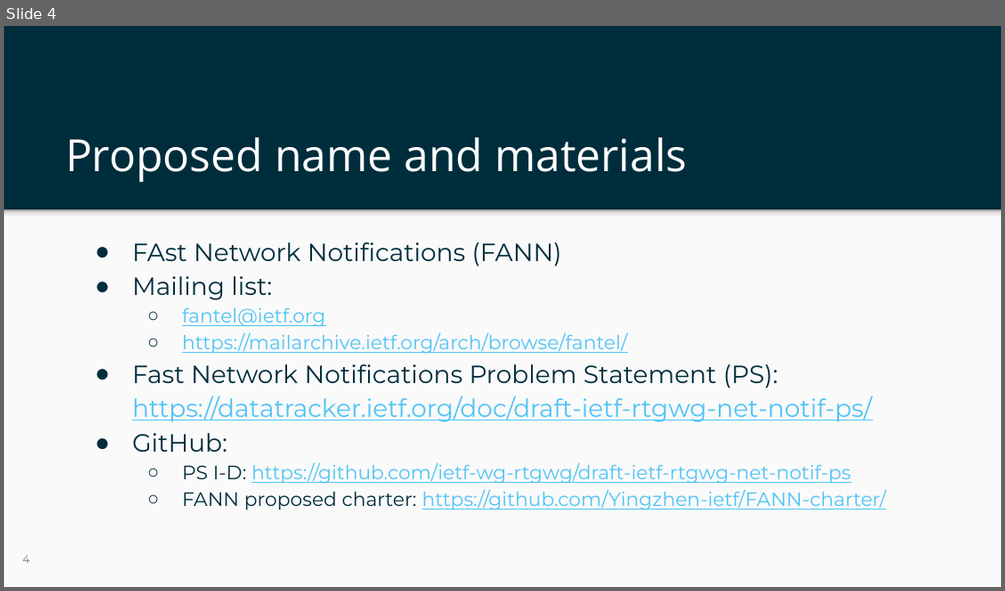
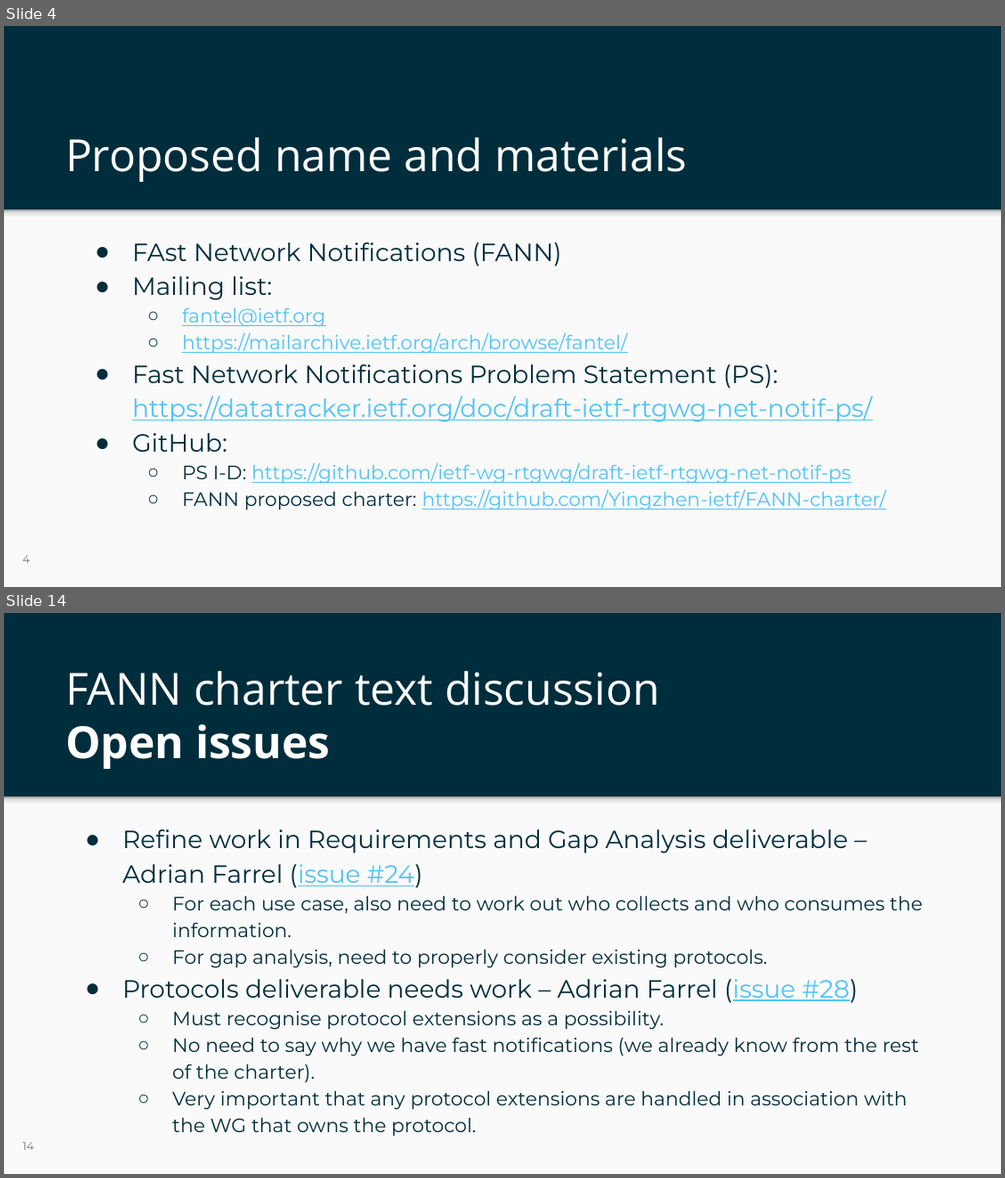
Before and after one commit to Yingzhen-ietf/FANN-charter, a slide deck: ietf-125-fann-slides.pptx. Shown one above the other, each under a label of ours: slide 4 before the commit, slides 4 and 14 after it; the slides between them are not shown. The pictures are 1005x591 and 1005x1178 pixels, drawn with LibreOffice and Linux fonts; fonts in the diff are those of the drawing; background and template pictures are left out. Boxes give left, top, right and bottom in pixels: in the first picture for what was removed or moved away, otherwise in the second. Text is boxed around its words. In the diff, an @@ line names an element or a change of style, - is before the commit and + after.

```diff
--- a/ietf-125-fann-slides.pptx
+++ b/ietf-125-fann-slides.pptx
@@ slide 14 added at bbox=[4, 613, 1001, 1174], background #002D3C; not listed: 2 template elements that a slide beside it also shows @@
@@ title added at bbox=[65, 671, 660, 769], 32 pt, text #FFFFFF @@
+FANN charter text discussion
+Open issues
@@ text added at bbox=[122, 829, 922, 1110], 14 pt, text #002D3C @@
+● Refine work in Requirements and Gap Analysis deliverable – Adrian Farrel (issue #24)
+  ○ For each use case, also need to work out who collects and who consumes the information.
+  ○ For gap analysis, need to properly consider existing protocols.
+● Protocols deliverable needs work – Adrian Farrel (issue #28)
+  ○ Must recognise protocol extensions as a possibility.
+  ○ No need to say why we have fast notifications (we already know from the rest of the charter).
+  ○ Very important that any protocol extensions are handled in association with the WG that owns the protocol.
@@ page number added at bbox=[23, 1142, 34, 1150], 8 pt, text #737373 @@
+14
```
Also in this commit, not shown: 7 slides changed, 7 other slides added.
